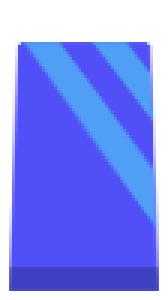
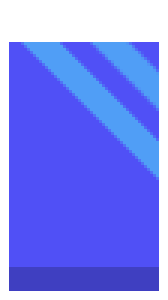
Layers edited between the first and the second 168 × 300 image:
renamed "Rectangle 2" to "Rectangle 3 copy", painted on it over (21, 42, 159, 231)
painted on "Rectangle 3" over (21, 42, 159, 180)
painted on "Rectangle 1" over (9, 42, 159, 291)
